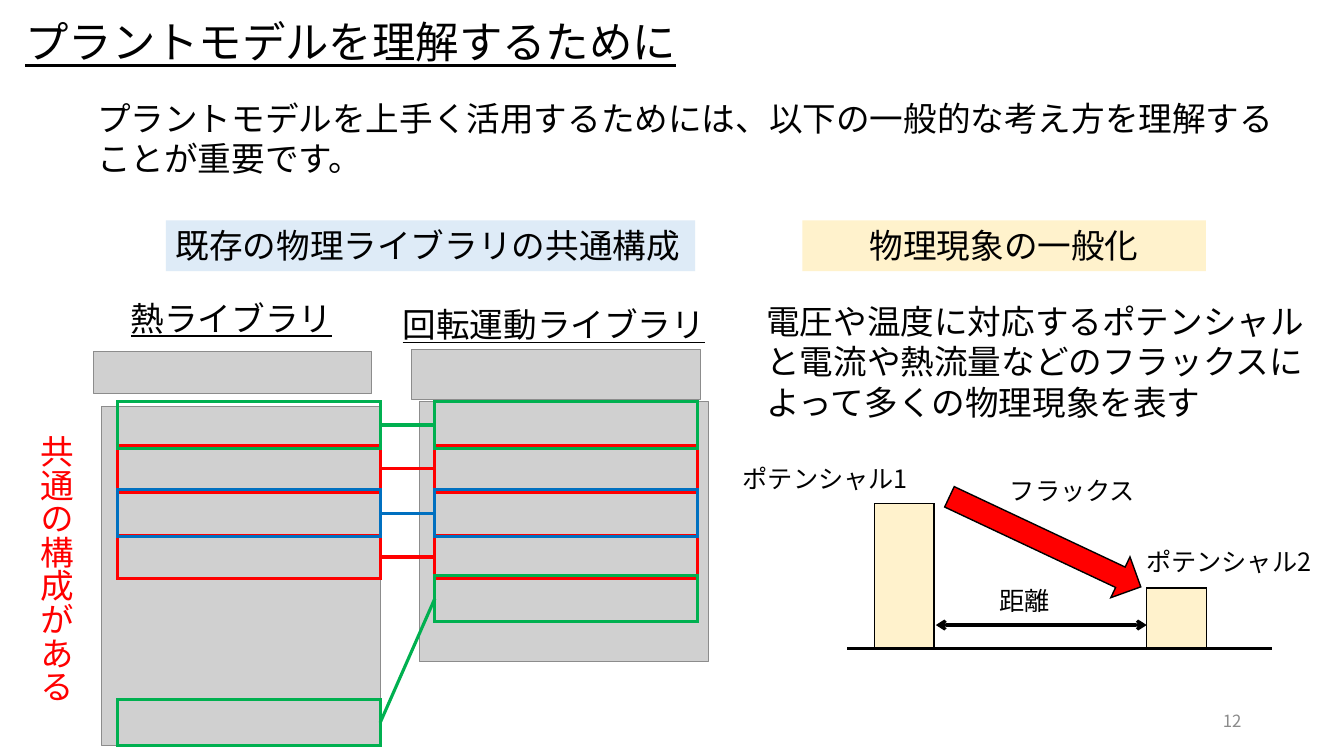
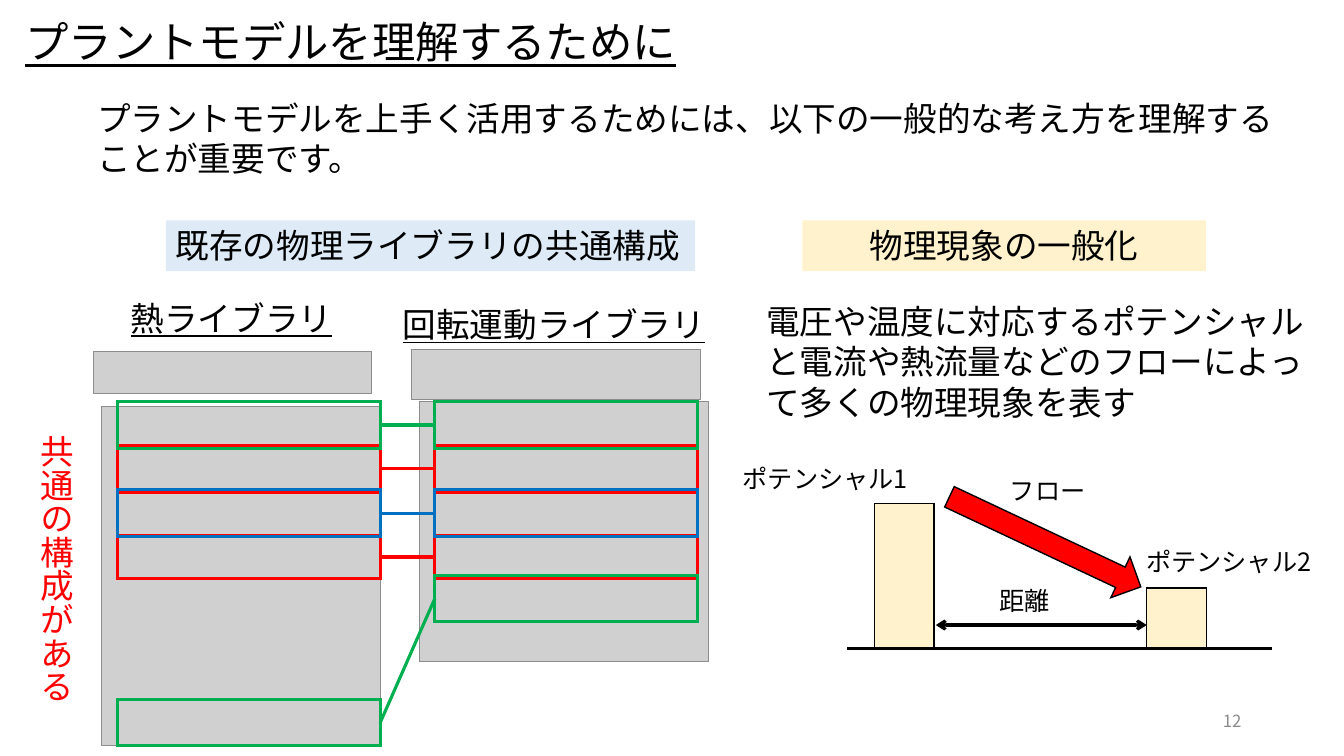
Before and after one commit to UedaShigenori/OpenModelica_Tutorials_Ja, a slide deck: slide 12 of Dev/7_PhysicsDomainModel/OpenModelica_Tutorials_7_PlantModel.pptx. Drawn at 1344x756 pixels with LibreOffice and Linux fonts; fonts in the diff are those of the drawing; grey boxes stand for pictures. Boxes give left, top, right and bottom in pixels: in the first picture for what was removed or moved away, otherwise in the second. Text is boxed around its words. In the diff, an @@ line names an element or a change of style, - is before the commit and + after.

```diff
--- a/Dev/7_PhysicsDomainModel/OpenModelica_Tutorials_7_PlantModel.pptx
+++ b/Dev/7_PhysicsDomainModel/OpenModelica_Tutorials_7_PlantModel.pptx
@@ text at [766, 305, 1304, 418]: text changed @@
-電圧や温度に対応するポテンシャルと電流や熱流量などのフラックスによって多くの物理現象を表す
+電圧や温度に対応するポテンシャルと電流や熱流量などのフローによって多くの物理現象を表す
@@ text at [1010, 482, 1086, 501]: text changed @@
-フラックス
+フロー
```
Also in this commit, not shown: 11 other slides changed, 2 slides added.
